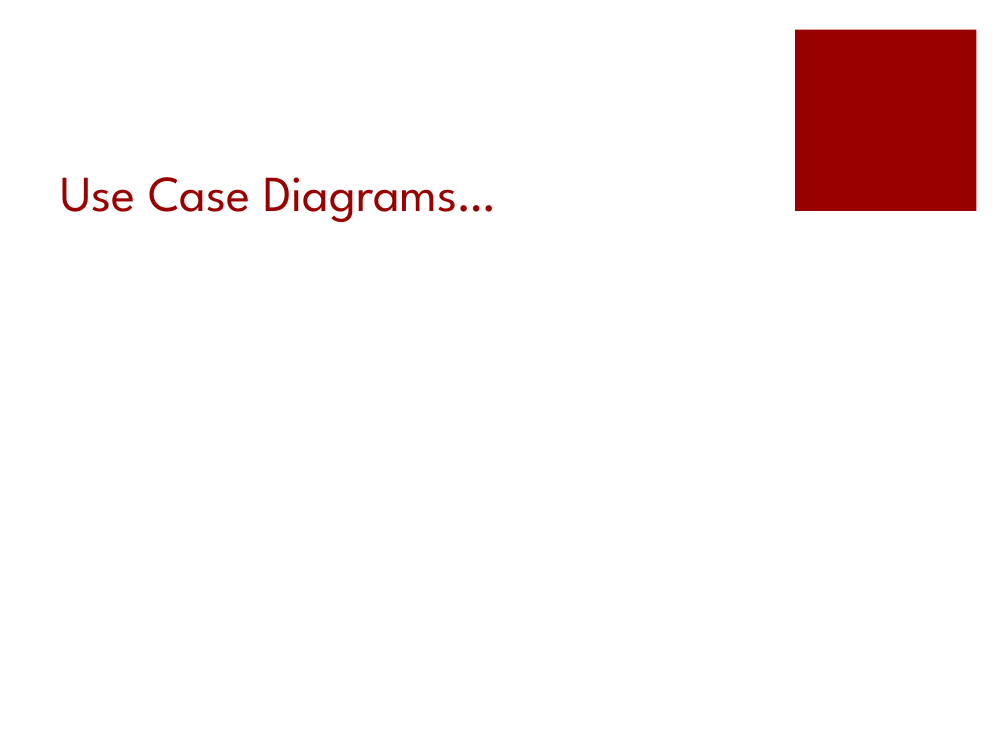
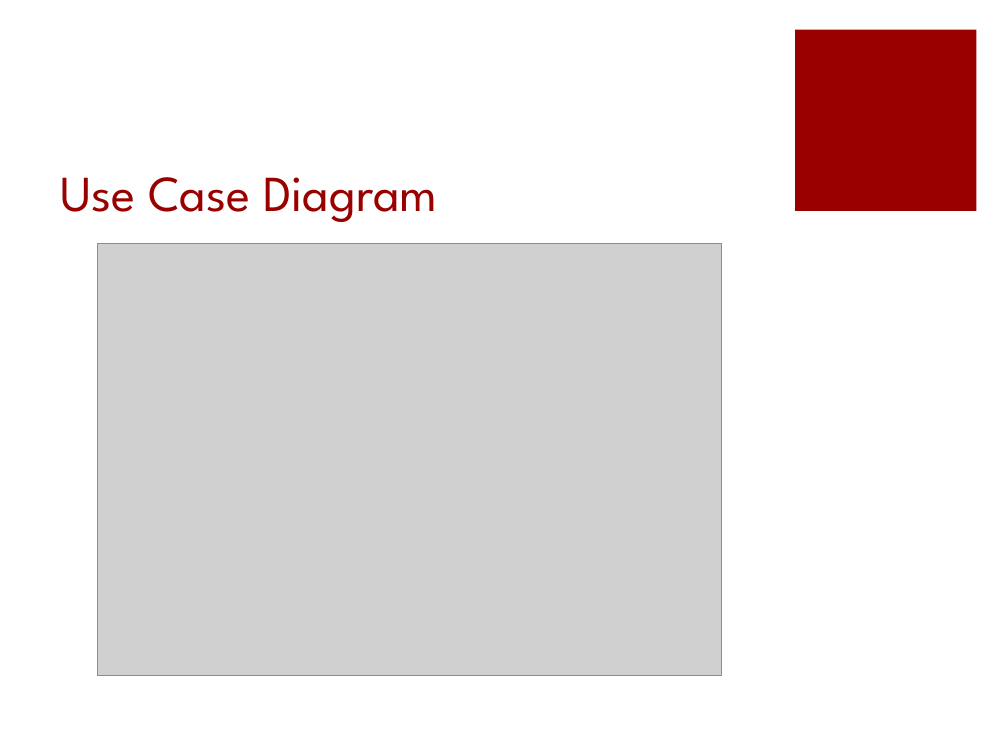
Before and after one commit to amdonham/DropGrade, a slide deck: slide 5 of Documents/SeniorDesignRequirementsP1.pptx (slide 4 before the commit). Drawn at 1008x756 pixels with LibreOffice and Linux fonts; fonts in the diff are those of the drawing; grey boxes stand for pictures. Boxes give left, top, right and bottom in pixels: in the first picture for what was removed or moved away, otherwise in the second. Text is boxed around its words. In the diff, an @@ line names an element or a change of style, - is before the commit and + after.

```diff
--- a/Documents/SeniorDesignRequirementsP1.pptx
+++ b/Documents/SeniorDesignRequirementsP1.pptx
@@ title at <box>60,177,437,222</box>: text changed @@
-Use Case Diagrams…
+Use Case Diagram
@@ picture added at <box>97,244,721,675</box> @@
```
Also in this commit, not shown: 5 other slides changed, 4 slides added, 1 slide removed.
